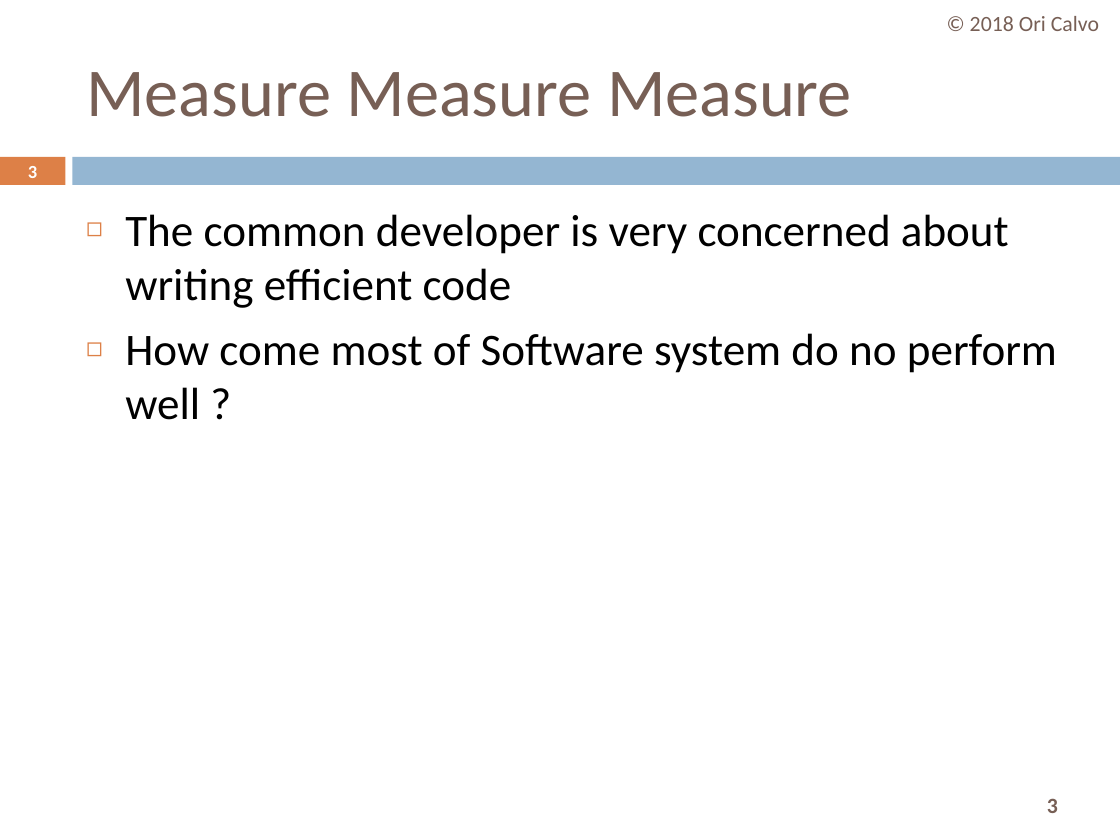
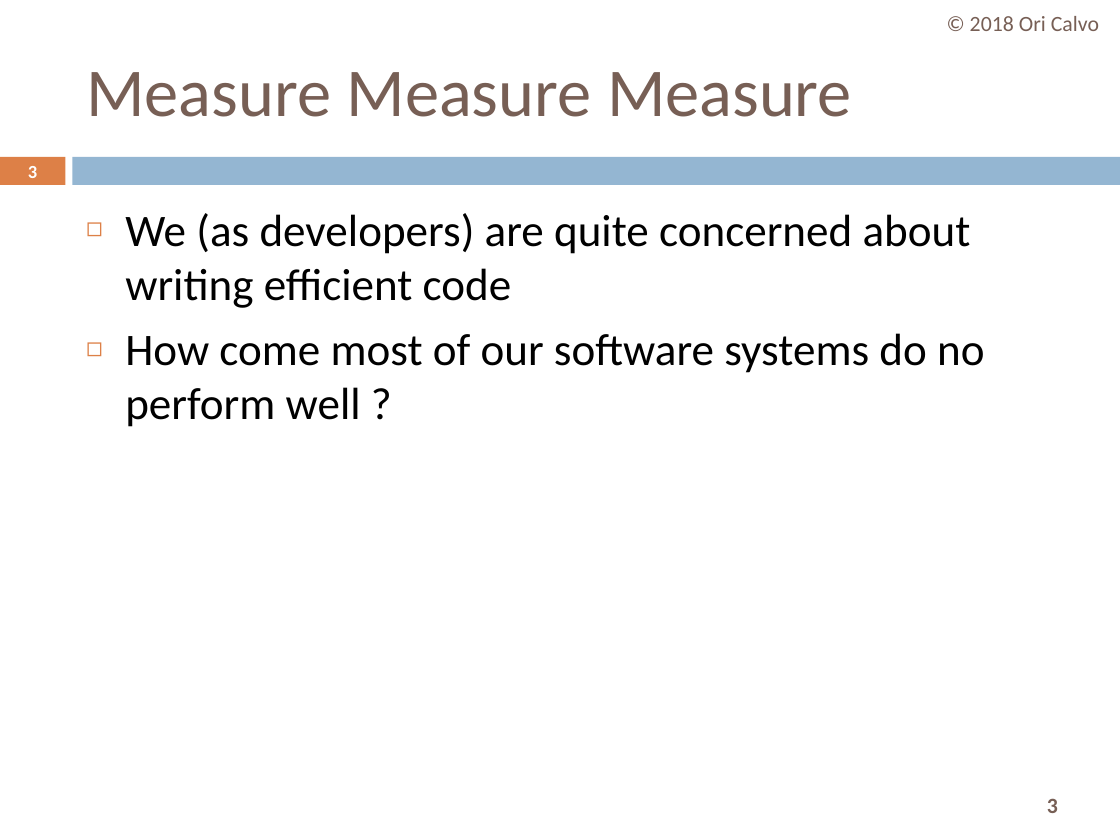
Before and after one commit to oricalvo/meetup-optimizing-angular, a slide deck: slide 3 of Optimizing Angular.pptx. Drawn at 1120x840 pixels with LibreOffice and Linux fonts; fonts in the diff are those of the drawing; background and template pictures are left out. Boxes give left, top, right and bottom in pixels: in the first picture for what was removed or moved away, otherwise in the second. Text is boxed around its words. In the diff, an @@ line names an element or a change of style, - is before the commit and + after.

```diff
--- a/Optimizing Angular.pptx
+++ b/Optimizing Angular.pptx
@@ text at (125, 213, 984, 427): text changed @@
-◻ The common developer is very concerned about writing efficient code
-◻ How come most of Software system do no perform well ?
+◻ We (as developers) are quite concerned about writing efficient code
+◻ How come most of our software systems do no perform well ?
```
Also in this commit, not shown: 1 other slide changed, 2 slides added, 46 other files.
